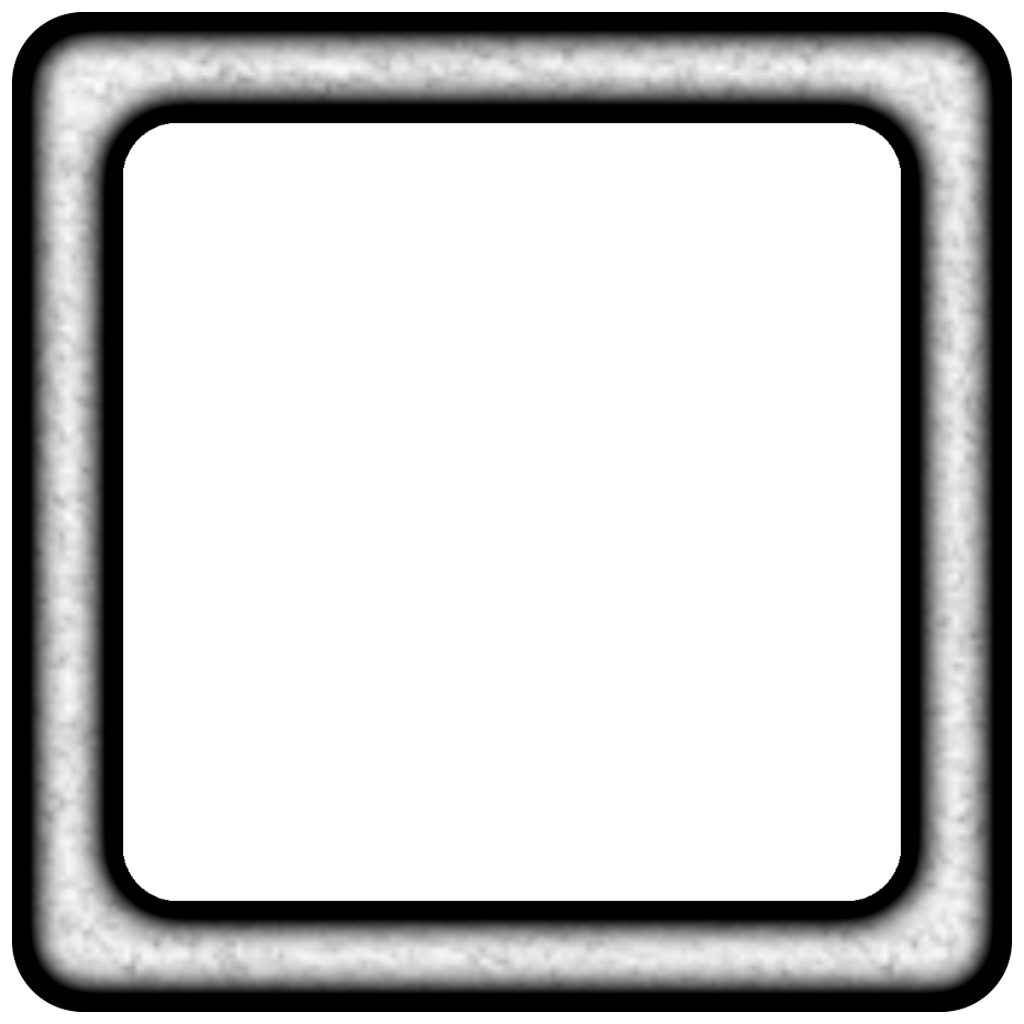
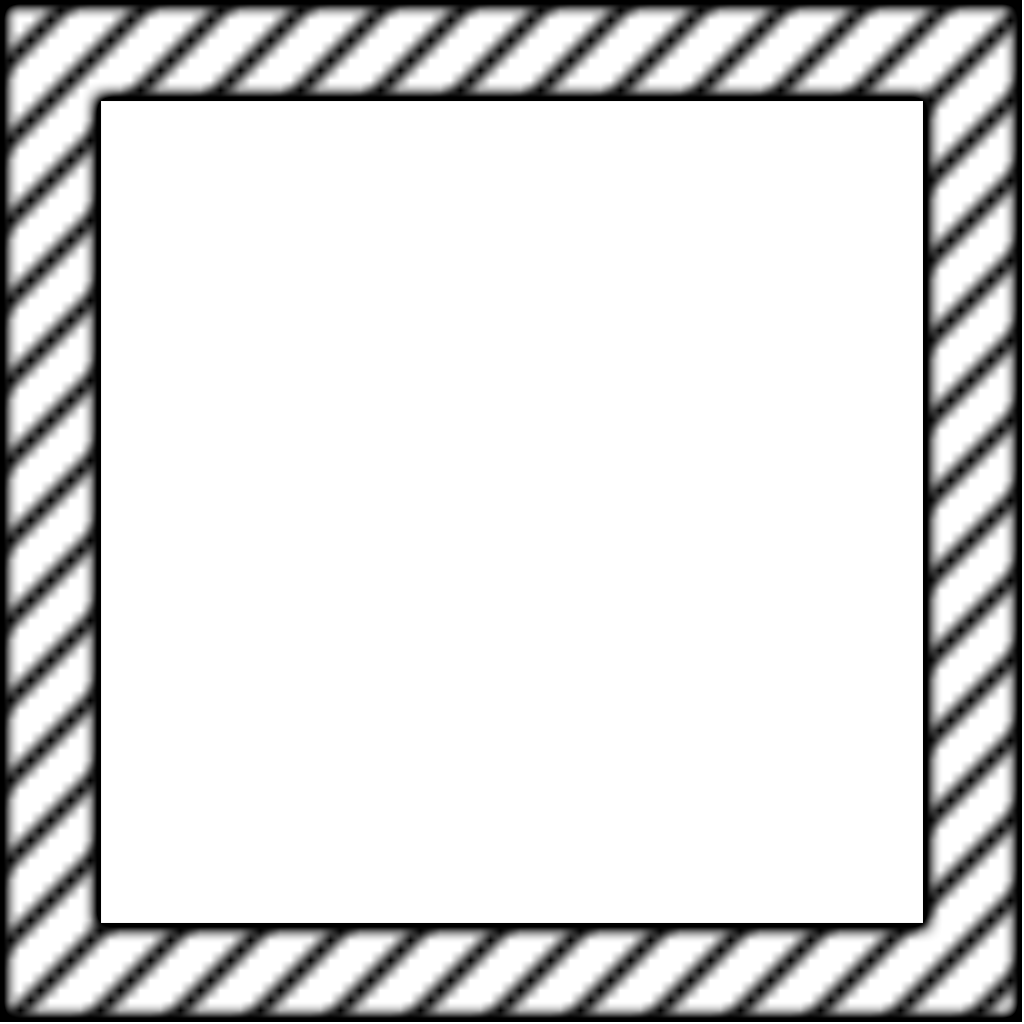
Comparing the layer stacks of the two w=1024, h=1024 images. Changes:
added layer "Rechteck 1" above "Abgerundetes Rechteck 1" over [0, 0, 1022, 1022]
hid "Abgerundetes Rechteck 1" over [12, 12, 1012, 1012]
